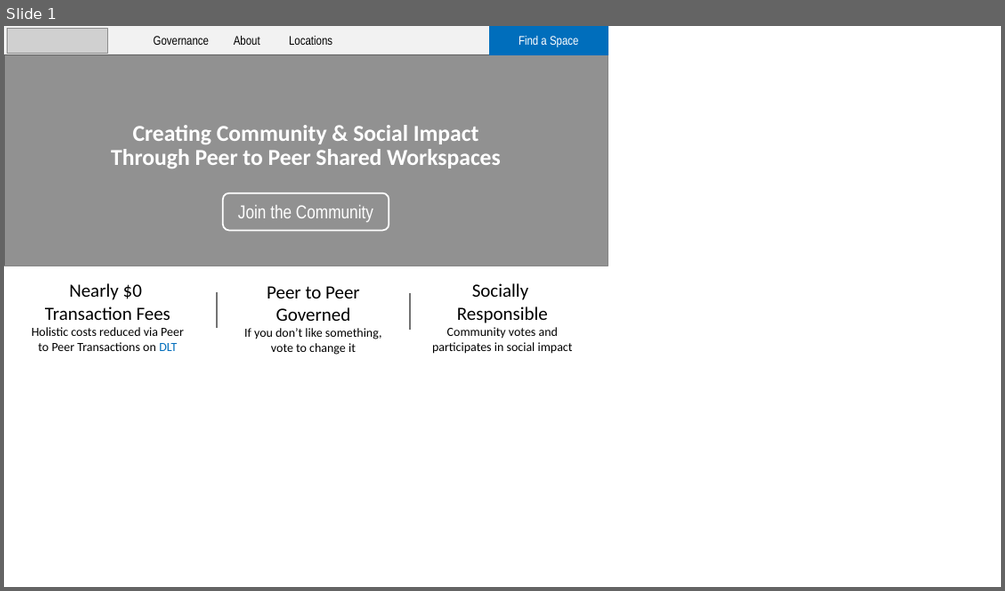
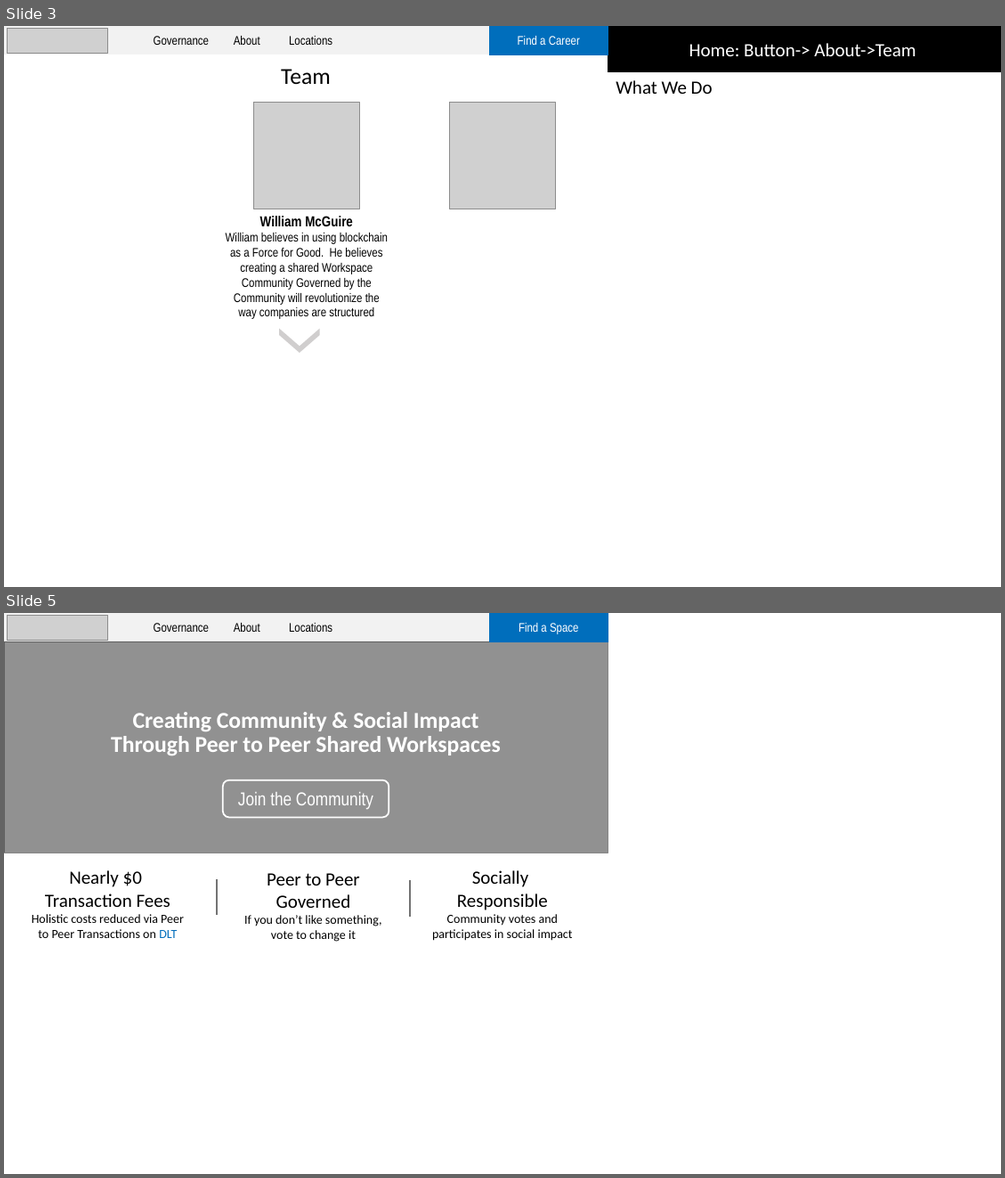
Before and after one commit to sriharikapu/ethdenver2018, a slide deck: static/images/pitch.pptx. Shown one above the other, each under a label of ours: slide 1 before the commit, slides 3 and 5 after it; the slides between them are not shown. The pictures are 1005x591 and 1005x1178 pixels, drawn with LibreOffice and Linux fonts; fonts in the diff are those of the drawing; grey boxes stand for pictures; background and template pictures are left out. Boxes give left, top, right and bottom in pixels: in the first picture for what was removed or moved away, otherwise in the second. Text is boxed around its words. In the diff, an @@ line names an element or a change of style, - is before the commit and + after.

Commit message:
updated and new images. updated ppt

```diff
--- a/static/images/pitch.pptx
+++ b/static/images/pitch.pptx
@@ slide 3 added at [4, 26, 1001, 587], background picture (left out) @@
@@ rectangle added at [4, 26, 608, 54], fill #F2F2F2, outline #F2F2F2 1 pt @@
@@ group added at [7, 26, 608, 54]: 3 texts, 1 picture, 1 rectangle @@
+Find a Career
+Governance
+About
+Locations
@@ rectangle added at [608, 26, 1001, 72], fill #000000, outline #000000 1 pt, 18 pt, text #FFFFFF @@
+Home: Button-> About->Team
@@ text added at [281, 69, 331, 85], 22 pt, text #000000 @@
+Team
@@ picture added at [254, 103, 360, 208] @@
@@ picture added at [450, 103, 556, 208] @@
@@ text added at [615, 80, 712, 94], 18 pt, text #000000 @@
+What We Do
@@ text added at [226, 216, 388, 319], 12 pt, text #000000 @@
+William McGuire
+William believes in using blockchain as a Force for Good. He believes creating a shared Workspace Community Governed by the Community will revolutionize the way companies are structured
@@ chevron added at [280, 328, 320, 353], fill #D0CECE @@
@@ what was slide 1 is now slide 5 @@
```
Also in this commit, not shown: 3 other slides added, 7 other files.
